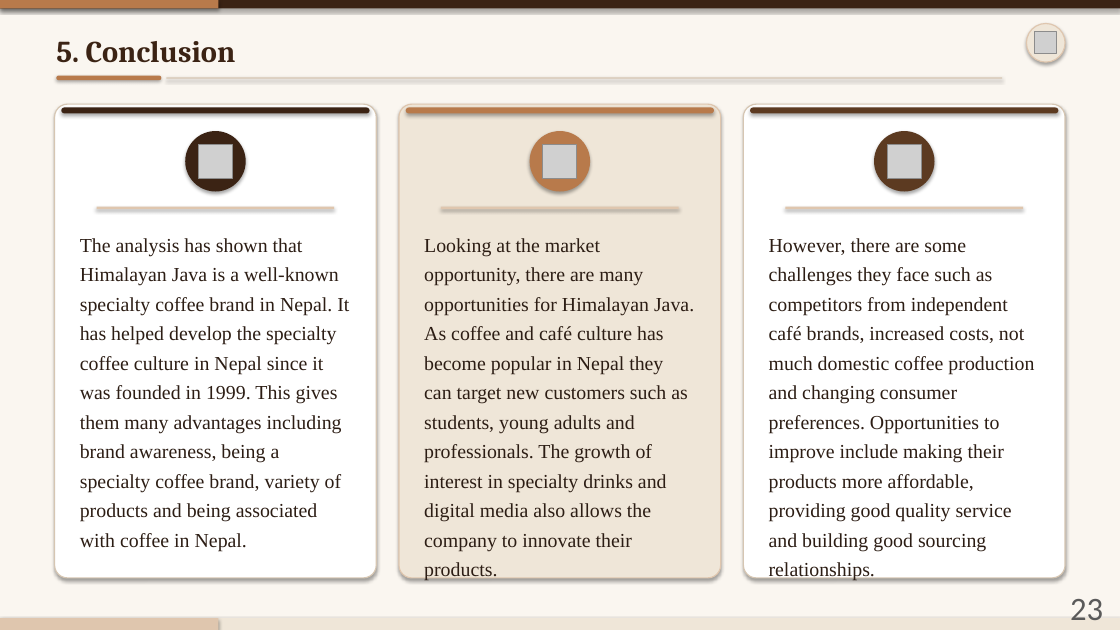
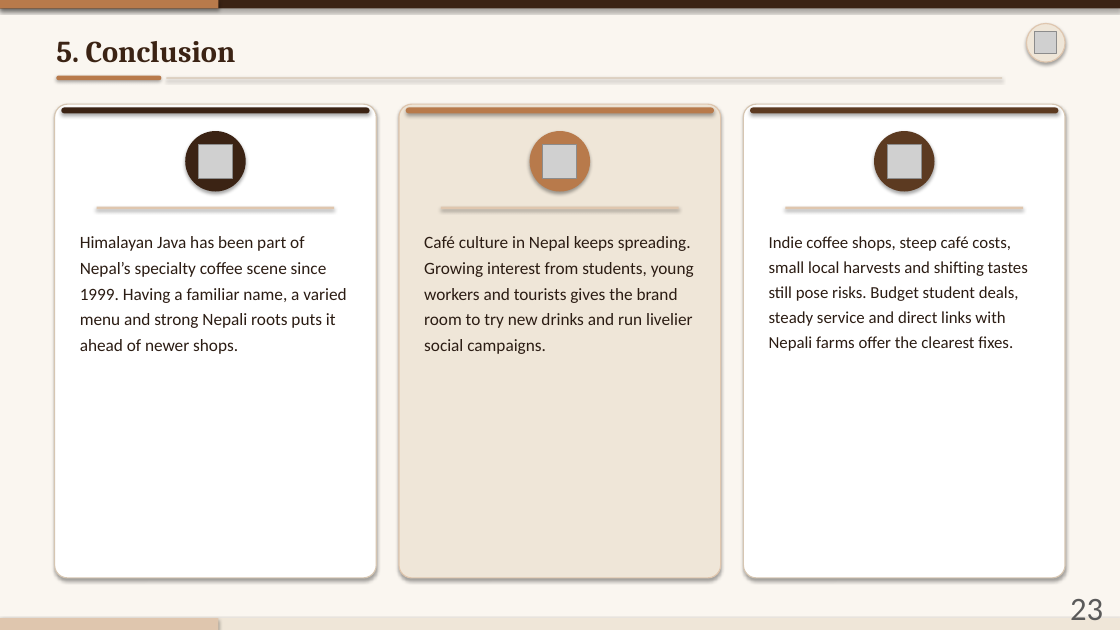
Before and after one commit to AV248/temp, a slide deck: slide 23 of Himalayan_Java_Presentation_Numbered.pptx. Drawn at 1120x630 pixels with LibreOffice and Linux fonts; fonts in the diff are those of the drawing; grey boxes stand for pictures. Boxes give left, top, right and bottom in pixels: in the first picture for what was removed or moved away, otherwise in the second. Text is boxed around its words. In the diff, an @@ line names an element or a change of style, - is before the commit and + after.

```diff
--- a/Himalayan_Java_Presentation_Numbered.pptx
+++ b/Himalayan_Java_Presentation_Numbered.pptx
@@ text at (x1=80, y1=236, x2=346, y2=354): text changed; size 17 to 14.8 pt; font Times New Roman to Calibri; text colour #2C1D14 to #2B1C13 @@
-The analysis has shown that Himalayan Java is a well-known specialty coffee brand in Nepal. It has helped develop the specialty coffee culture in Nepal since it was founded in 1999. This gives them many advantages including brand awareness, being a specialty coffee brand, variety of products and being associated with coffee in Nepal.
+Himalayan Java has been part of Nepal’s specialty coffee scene since 1999. Having a familiar name, a varied menu and strong Nepali roots puts it ahead of newer shops.
@@ text at (x1=424, y1=236, x2=694, y2=354): text changed; size 17 to 14.8 pt; font Times New Roman to Calibri; text colour #2C1D14 to #2B1C13 @@
-Looking at the market opportunity, there are many opportunities for Himalayan Java. As coffee and café culture has become popular in Nepal they can target new customers such as students, young adults and professionals. The growth of interest in specialty drinks and digital media also allows the company to innovate their products.
+Café culture in Nepal keeps spreading. Growing interest from students, young workers and tourists gives the brand room to try new drinks and run livelier social campaigns.
@@ text at (x1=769, y1=236, x2=1028, y2=351): text changed; size 17 to 14.4 pt; font Times New Roman to Calibri; text colour #2C1D14 to #2B1C13 @@
-However, there are some challenges they face such as competitors from independent café brands, increased costs, not much domestic coffee production and changing consumer preferences. Opportunities to improve include making their products more affordable, providing good quality service and building good sourcing relationships.
+Indie coffee shops, steep café costs, small local harvests and shifting tastes still pose risks. Budget student deals, steady service and direct links with Nepali farms offer the clearest fixes.
```
Also in this commit, not shown: 21 other slides changed, 1 slide added, 1 slide removed.
